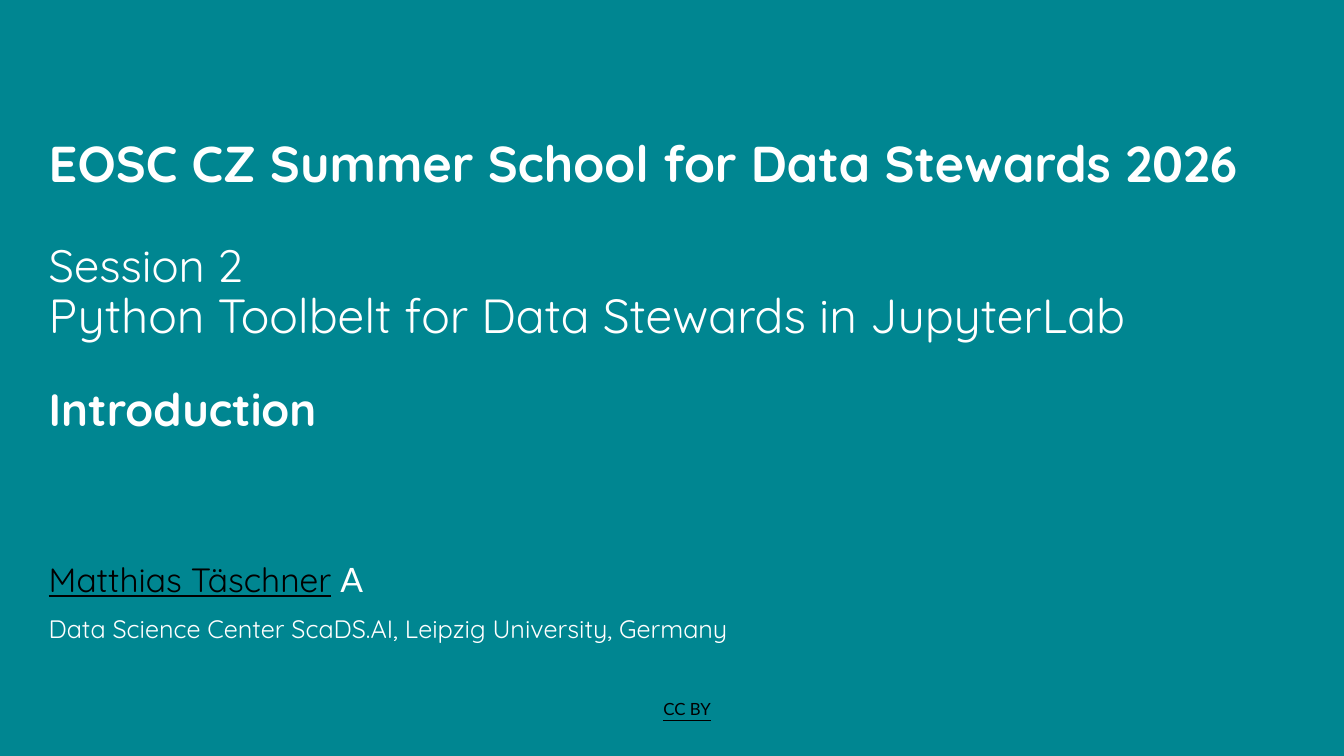
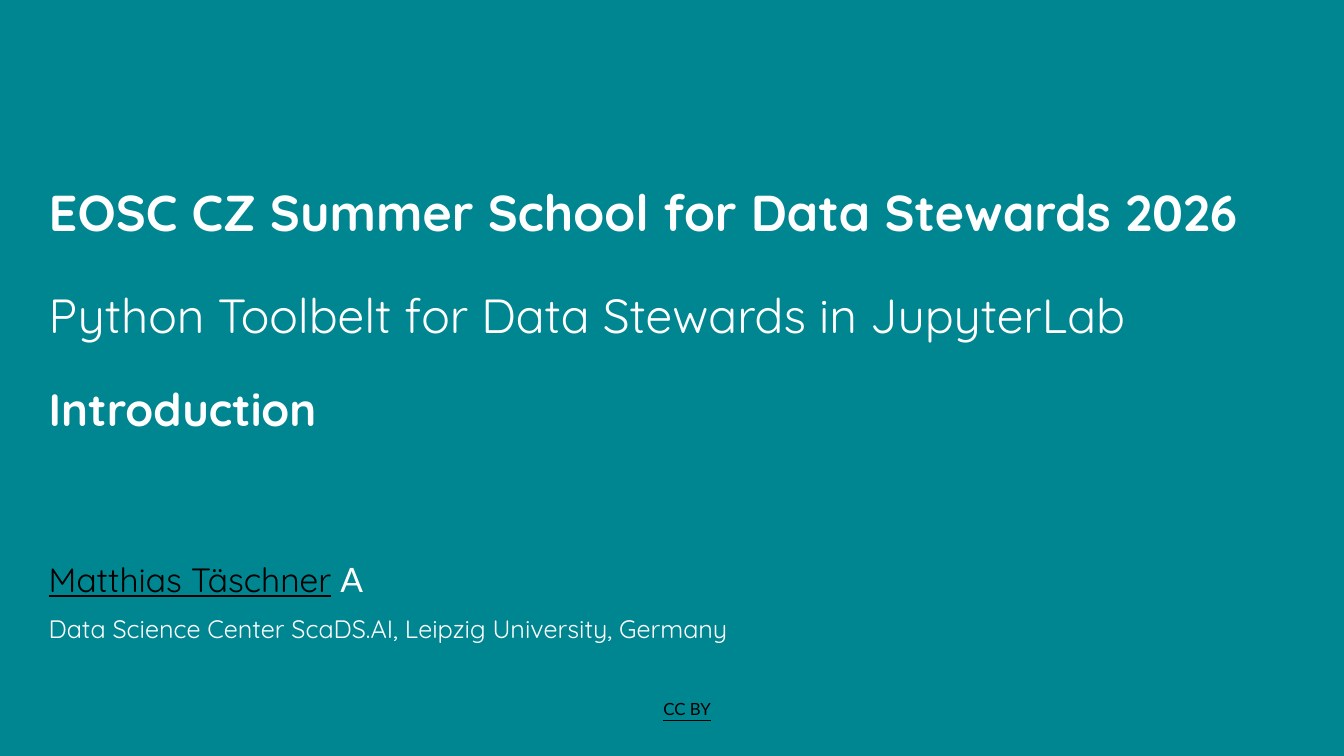
Before and after one commit to ScaDS/eosc-ssds-2026, a slide deck: slide 1 of slides/session-2.pptx. Drawn at 1344x756 pixels with LibreOffice and Linux fonts; fonts in the diff are those of the drawing; background and template pictures are left out. Boxes give left, top, right and bottom in pixels: in the first picture for what was removed or moved away, otherwise in the second. Text is boxed around its words. In the diff, an @@ line names an element or a change of style, - is before the commit and + after.

```diff
--- a/slides/session-2.pptx
+++ b/slides/session-2.pptx
@@ title at box(49, 193, 1238, 427): text changed @@
-EOSC CZ Summer School for Data Stewards 2026
-Session 2
-Python Toolbelt for Data Stewards in JupyterLab
-Introduction
+EOSC CZ Summer School for Data Stewards 2026
+Python Toolbelt for Data Stewards in JupyterLab
+Introduction
```
Also in this commit, not shown: 9 other slides changed, 4 other files.
